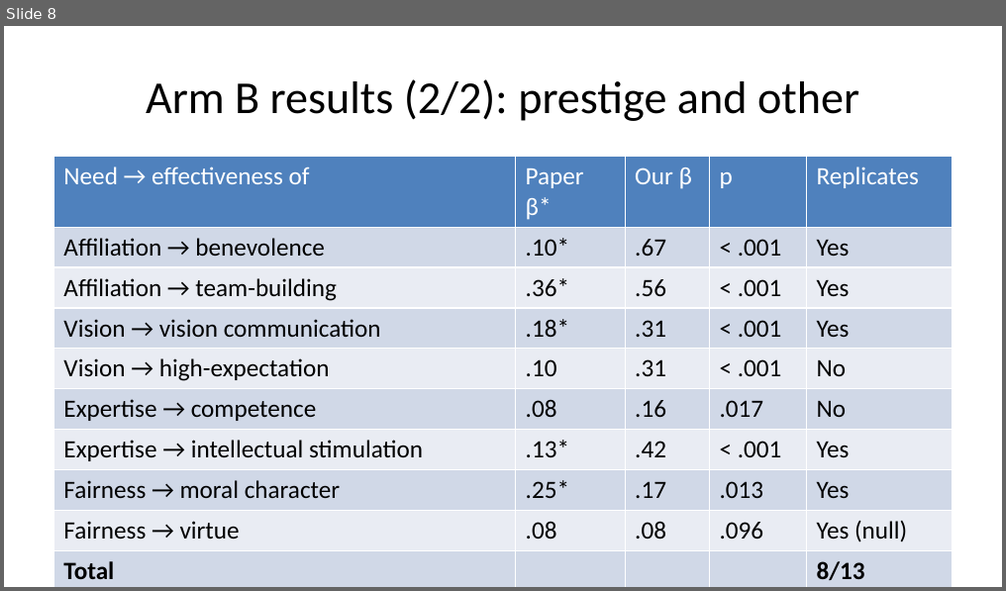
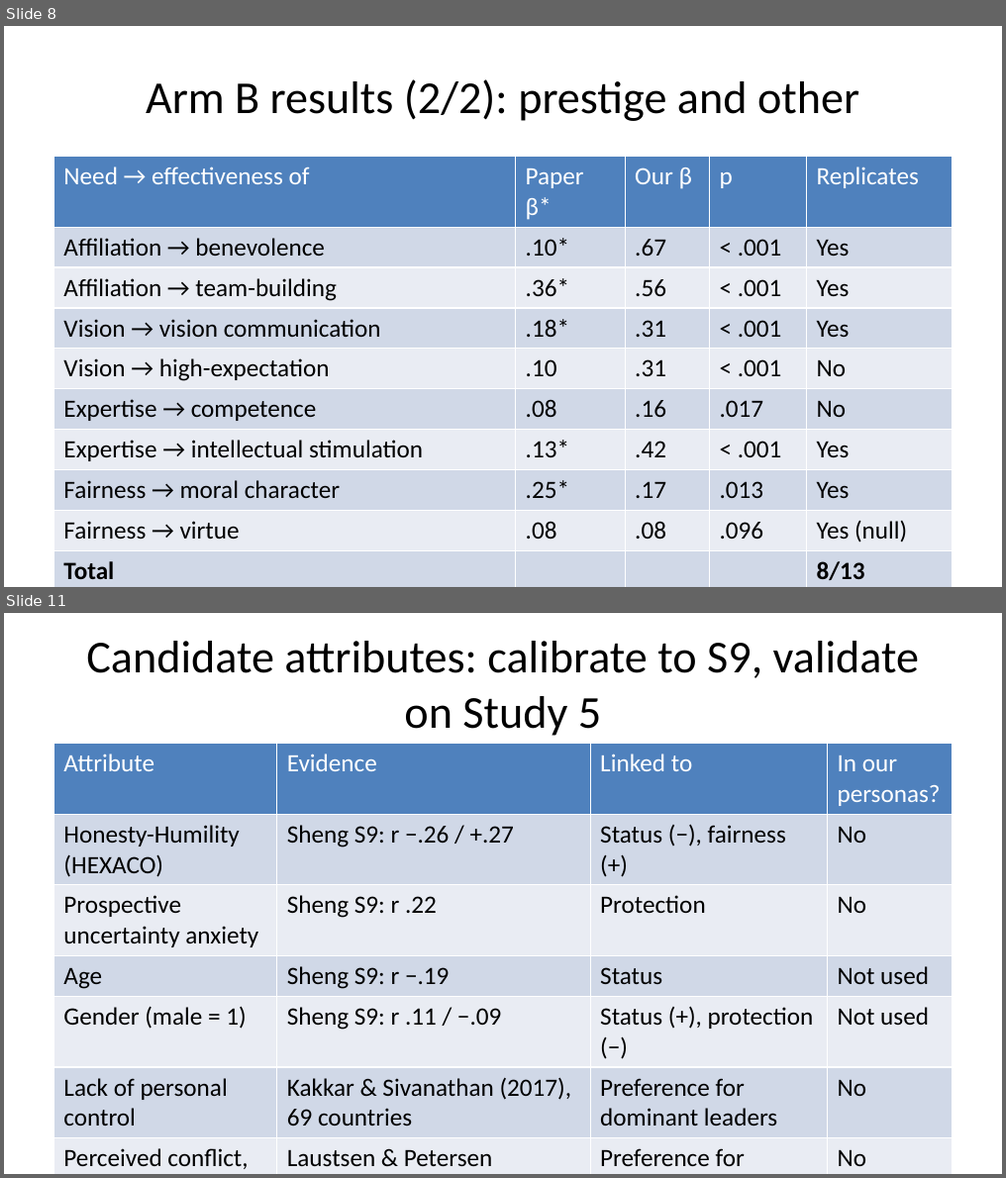
Before and after one commit to ernestii26/agent-sim, a slide deck: docs/study5-summary.pptx. Shown one above the other, each under a label of ours: slide 8 before the commit, slides 8 and 11 after it; the slides between them are not shown. The pictures are 1006x591 and 1006x1178 pixels, drawn with LibreOffice and Linux fonts; fonts in the diff are those of the drawing. Boxes give left, top, right and bottom in pixels: in the first picture for what was removed or moved away, otherwise in the second. Text is boxed around its words. In the diff, an @@ line names an element or a change of style, - is before the commit and + after.

Commit message:
Judge the Study 5 replication cell by cell, and trace the gaps to OCEAN
Add study5-data.md (every Study 5 table from the paper beside ours) and a
rewritten study5-criteria deck that walks 5c and 5a through the paper's own
rule, sign-and-significance, the prediction interval, and a Model 2 with the
persona's OCEAN levels held fixed. tools/study5_tables.py and
tools/replication_criteria.py produce the numbers; ocean_confound.py now
reverse-scores moral_character and reports beta with OCEAN as controls.

Drop the superseded Study 5 deck, the August reports and their figures, and
add the AsPredicted #223181 preregistration.

```diff
--- a/docs/study5-summary.pptx
+++ b/docs/study5-summary.pptx
@@ slide 11 added at bbox=[4, 613, 1002, 1174], background #FFFFFF @@
@@ title added at bbox=[86, 641, 919, 736], 33 pt, text #000000 @@
+Candidate attributes: calibrate to S9, validate on Study 5
@@ table added at bbox=[54, 744, 953, 1173], 7 rows, 4 columns @@
+Attribute | Evidence | Linked to | In our personas?
+Honesty-Humility (HEXACO) | Sheng S9: r −.26 / +.27 | Status (−), fairness (+) | No
+Prospective uncertainty anxiety | Sheng S9: r .22 | Protection | No
+Age | Sheng S9: r −.19 | Status | Not used
+Gender (male = 1) | Sheng S9: r .11 / −.09 | Status (+), protection (−) | Not used
+Lack of personal control | Kakkar & Sivanathan (2017), 69 countries | Preference for dominant leaders | No
+Perceived conflict, conservatism | Laustsen & Petersen | Preference for dominant leaders | No
```
Also in this commit, not shown: 2 slides changed, 1 other slide added, 26 other files.
